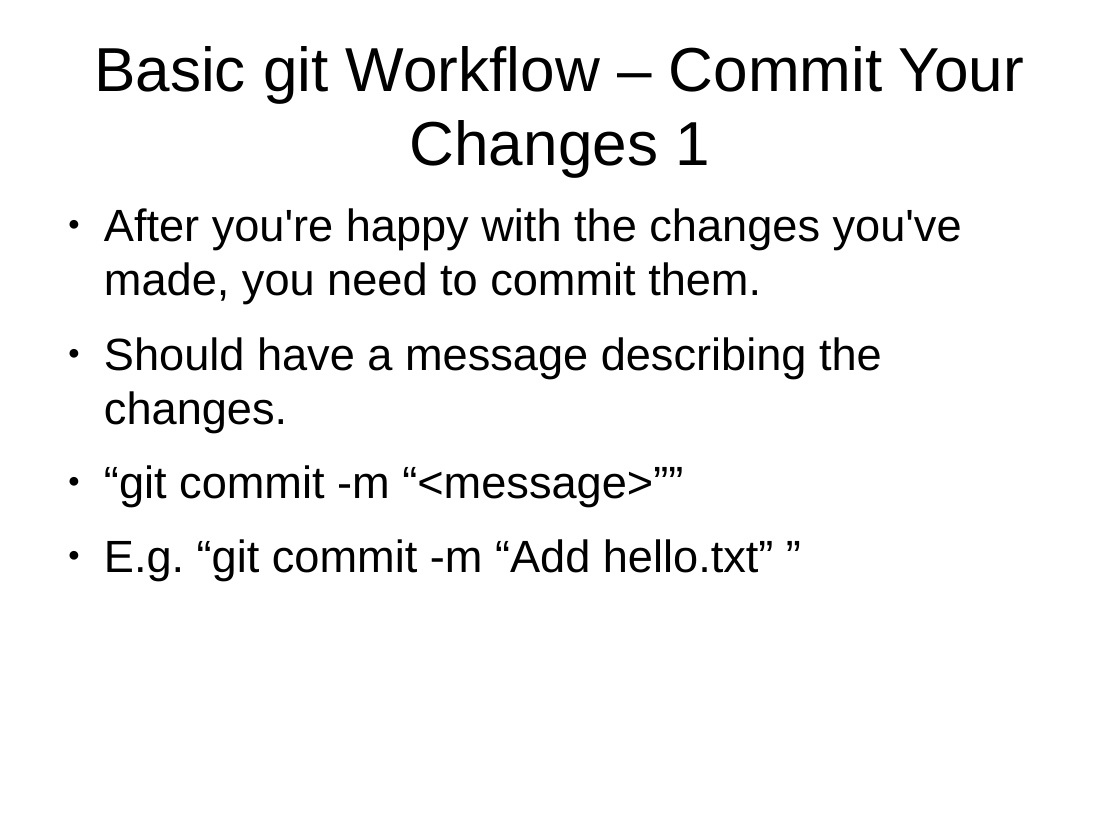
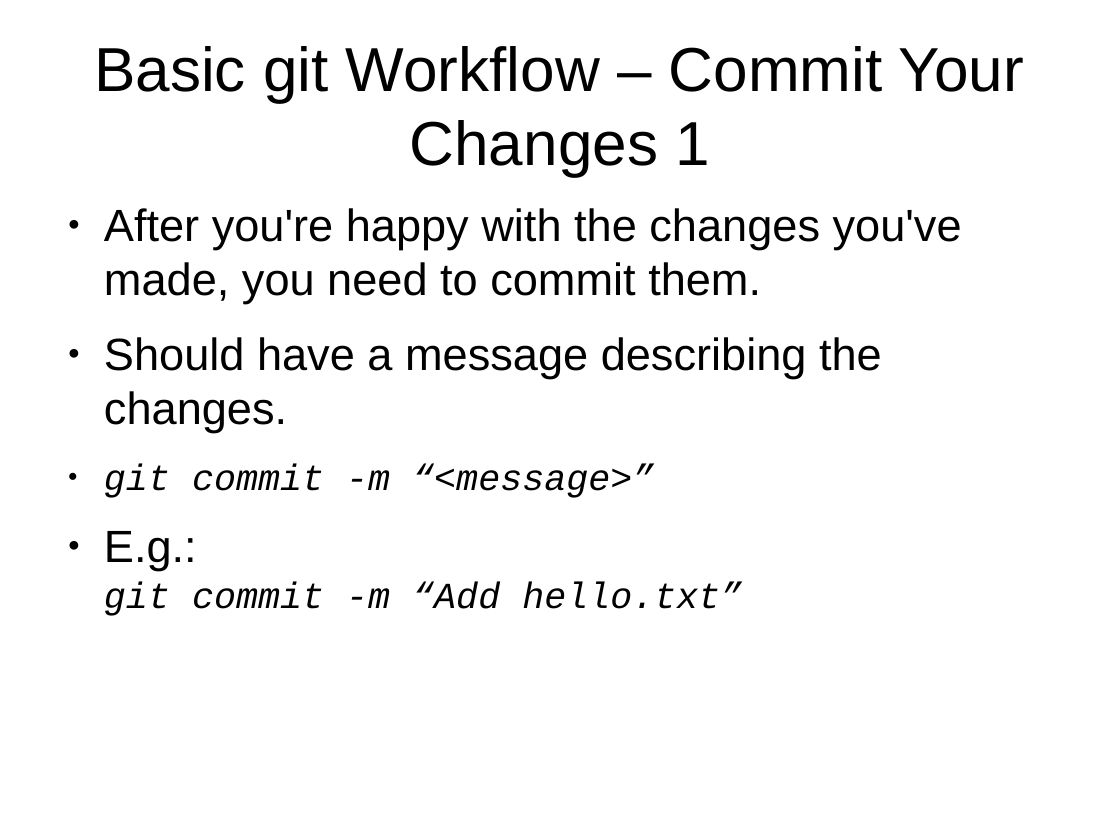
Before and after one commit to zygos/LectureOne, a slide deck: slide 7 of slides.odp. Drawn at 1120x840 pixels with LibreOffice and Linux fonts; fonts in the diff are those of the drawing. Boxes give left, top, right and bottom in pixels: in the first picture for what was removed or moved away, otherwise in the second. Text is boxed around its words. In the diff, an @@ line names an element or a change of style, - is before the commit and + after.

```diff
--- a/slides.odp
+++ b/slides.odp
@@ text at (104,464,742,616): text changed; size 32 to 26 pt; font Arial to Courier New; italic on @@
-● “git commit -m “<message>””
-● E.g. “git commit -m “Add hello.txt” ”
+● git commit -m “<message>”
+● E.g.:
+  git commit -m “Add hello.txt”
```
Also in this commit, not shown: 6 other slides changed.
